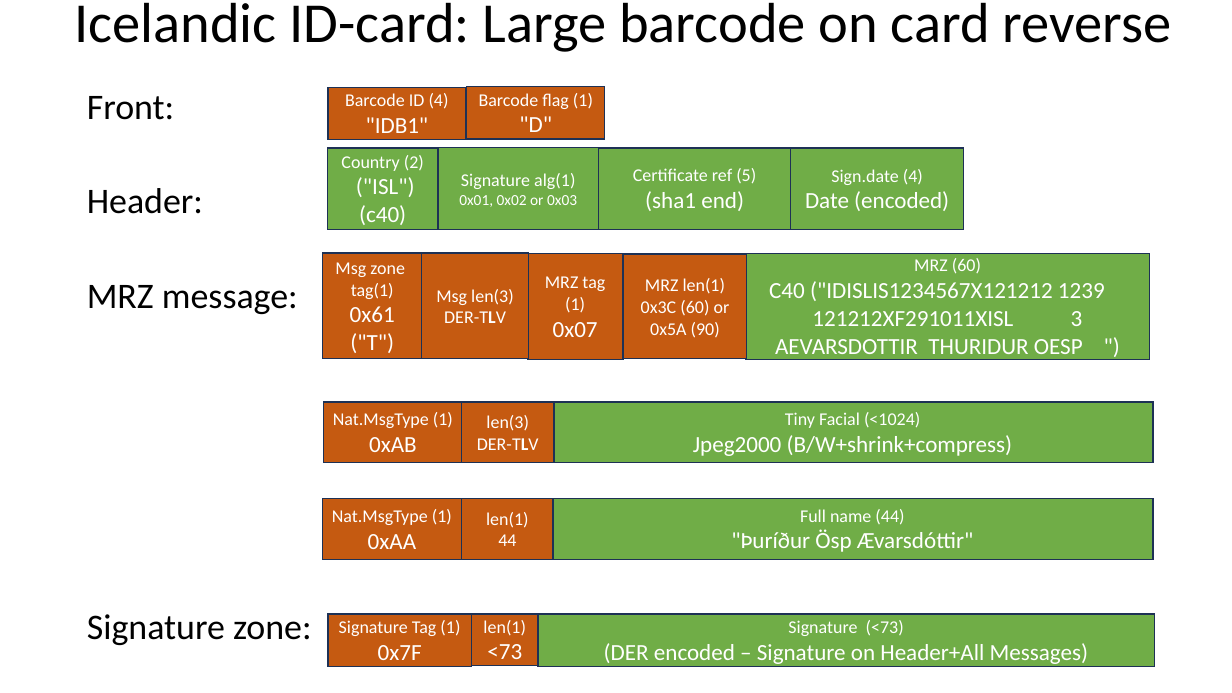
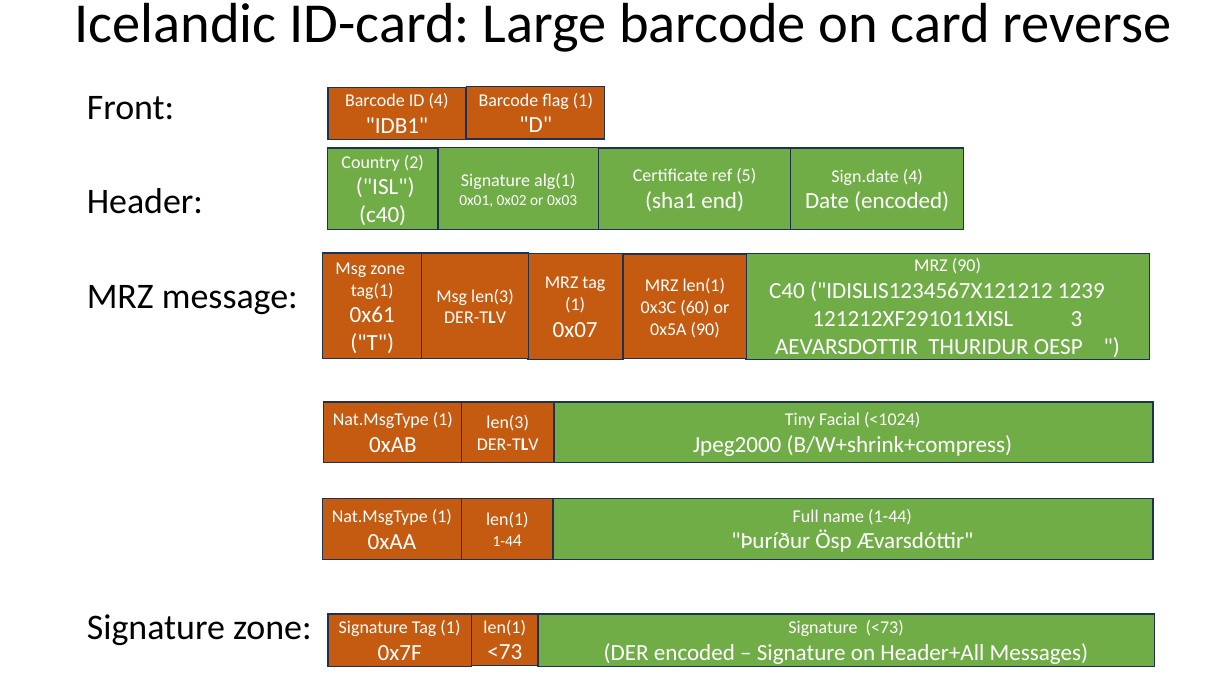
Before and after one commit to GisliRAxels/SkraPub, a slide deck: slide 3 of Icelandic ID-card - barcode diagrams.pptx. Drawn at 1232x693 pixels with LibreOffice and Linux fonts; fonts in the diff are those of the drawing. Boxes give left, top, right and bottom in pixels: in the first picture for what was removed or moved away, otherwise in the second. Text is boxed around its words. In the diff, an @@ line names an element or a change of style, - is before the commit and + after.

```diff
--- a/Icelandic ID-card - barcode diagrams.pptx
+++ b/Icelandic ID-card - barcode diagrams.pptx
@@ text in rectangle at bbox=[914, 258, 981, 274]: text changed @@
-MRZ (60)
+MRZ (90)
@@ text in rectangle at bbox=[486, 509, 912, 546]: text changed @@
-len(1)
-44
+len(1)
+1-44
@@ text in rectangle at bbox=[793, 509, 912, 524]: text changed @@
-Full name (44)
+Full name (1-44)
```
Also in this commit, not shown: 1 other slide changed.
